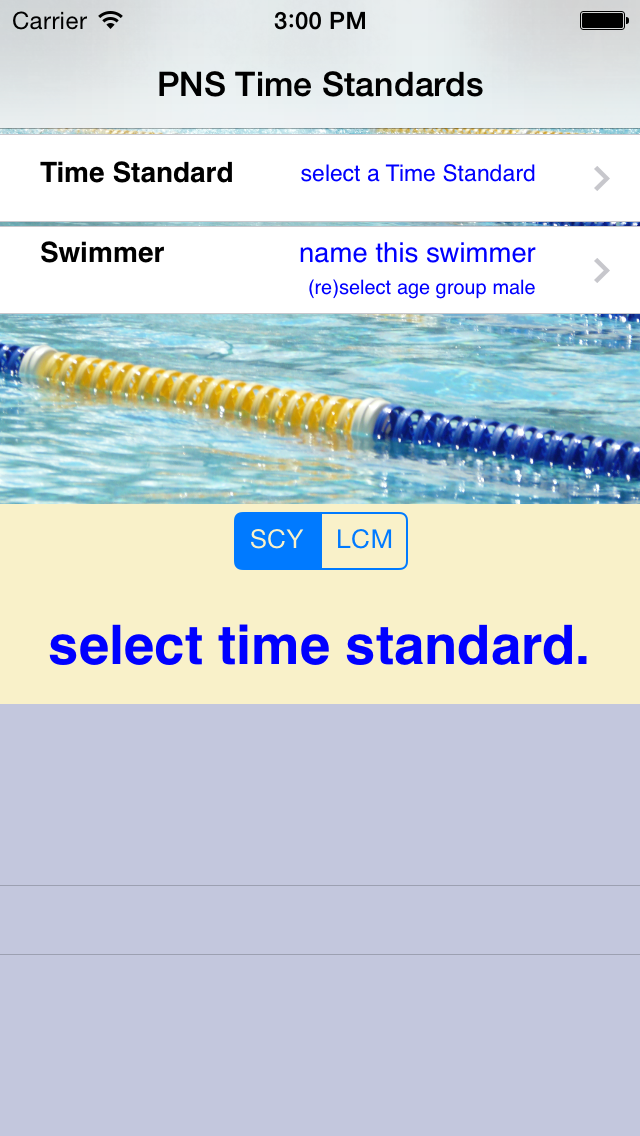
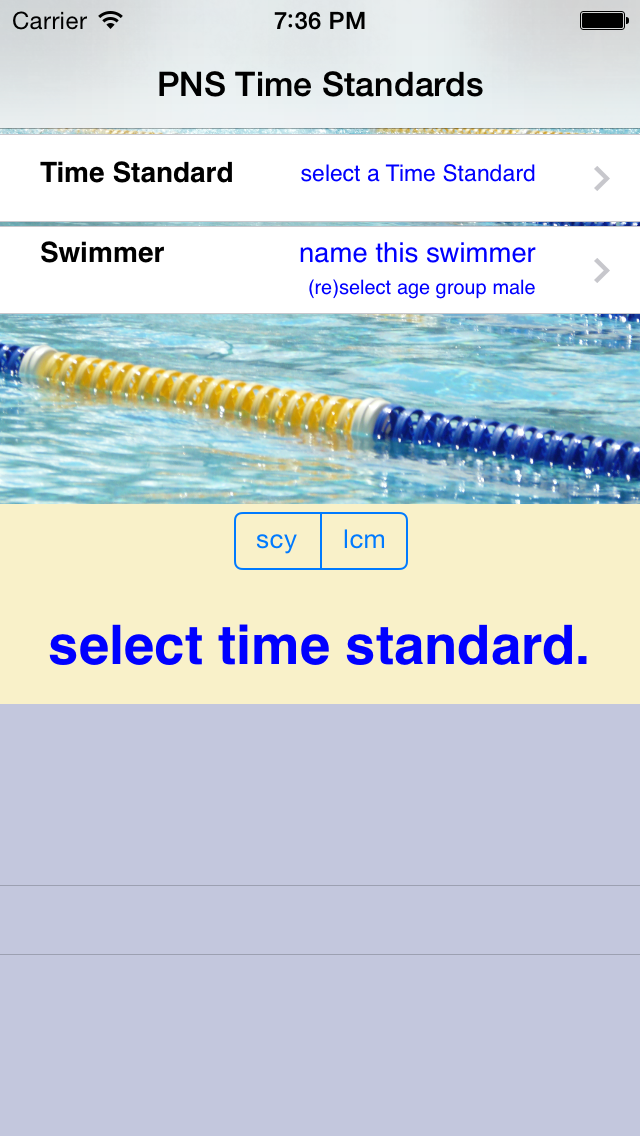
Layered file, before and after one edit (640px x 1136px). Changes by layer:
hid "Layer 1", painted on it over (234, 11, 392, 570)
added layer "Layer 7" above "Background" over (234, 11, 392, 570)
